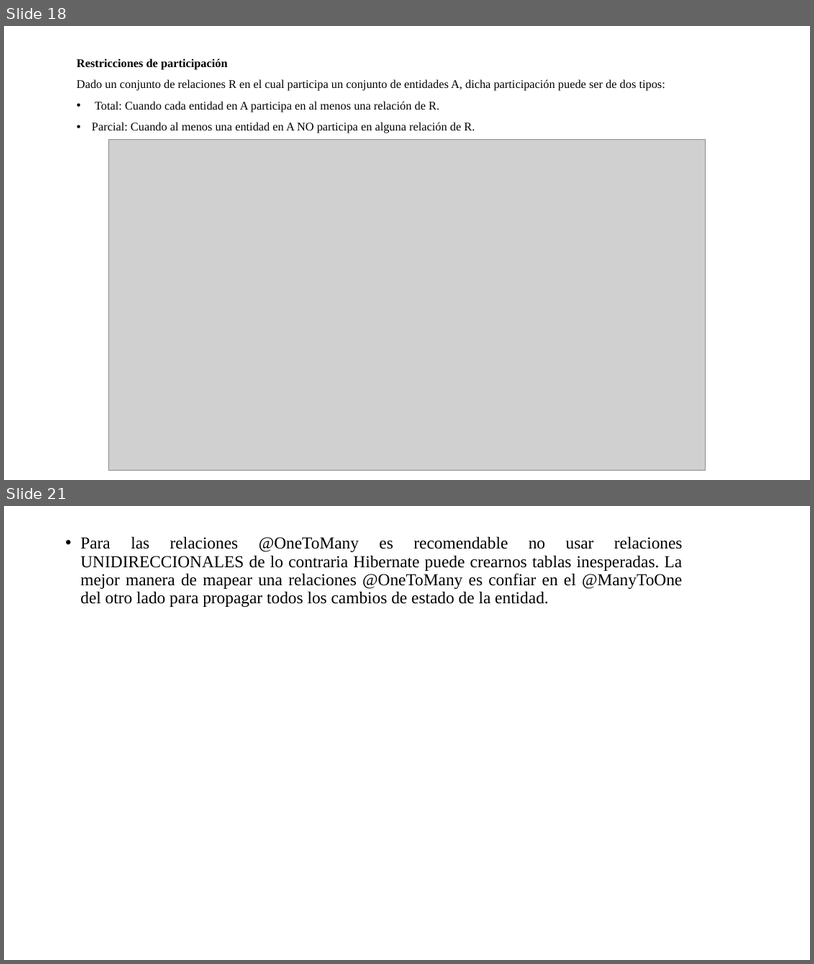
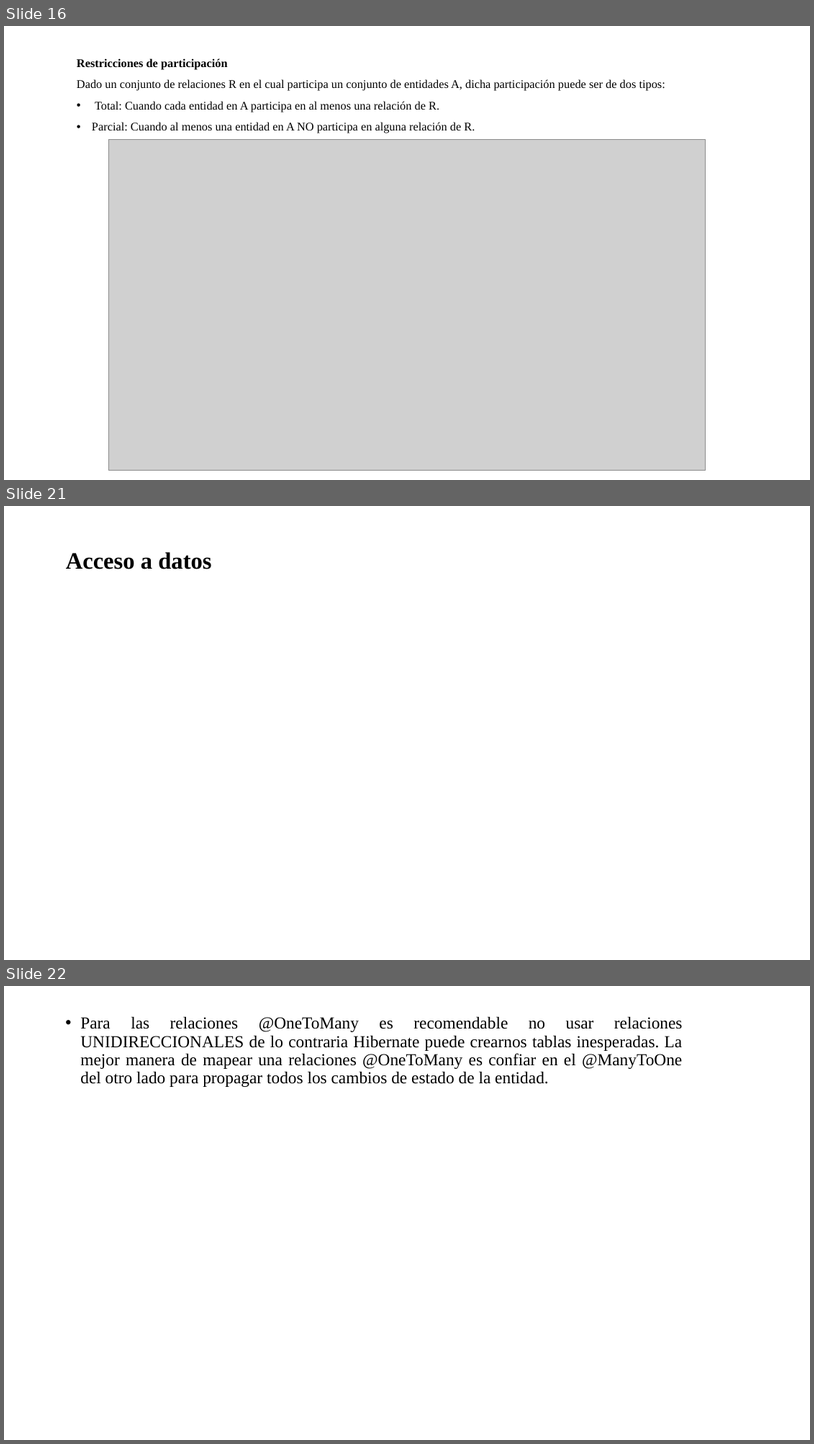
Before and after one commit to soycperez/jpa-concepts, a slide deck: JPA.pptx. Shown one above the other, each under a label of ours: slides 18 and 21 before the commit, slides 16, 21 and 22 after it; the slides between them are not shown. The pictures are 814x964 and 814x1444 pixels, drawn with LibreOffice and Linux fonts; fonts in the diff are those of the drawing; grey boxes stand for pictures; background and template pictures are left out. Boxes give left, top, right and bottom in pixels: in the first picture for what was removed or moved away, otherwise in the second. Text is boxed around its words. In the diff, an @@ line names an element or a change of style, - is before the commit and + after.

```diff
--- a/JPA.pptx
+++ b/JPA.pptx
@@ slide 21 added at [4, 506, 810, 960], background picture (left out) @@
@@ title added at [66, 552, 211, 569], 28 pt, text #000000, bold @@
+Acceso a datos
@@ what was slide 18 is now slide 16 @@
@@ what was slide 21 is now slide 22 @@
```
Also in this commit, not shown: 2 slides changed, 3 other slides added, 3 slides removed.
